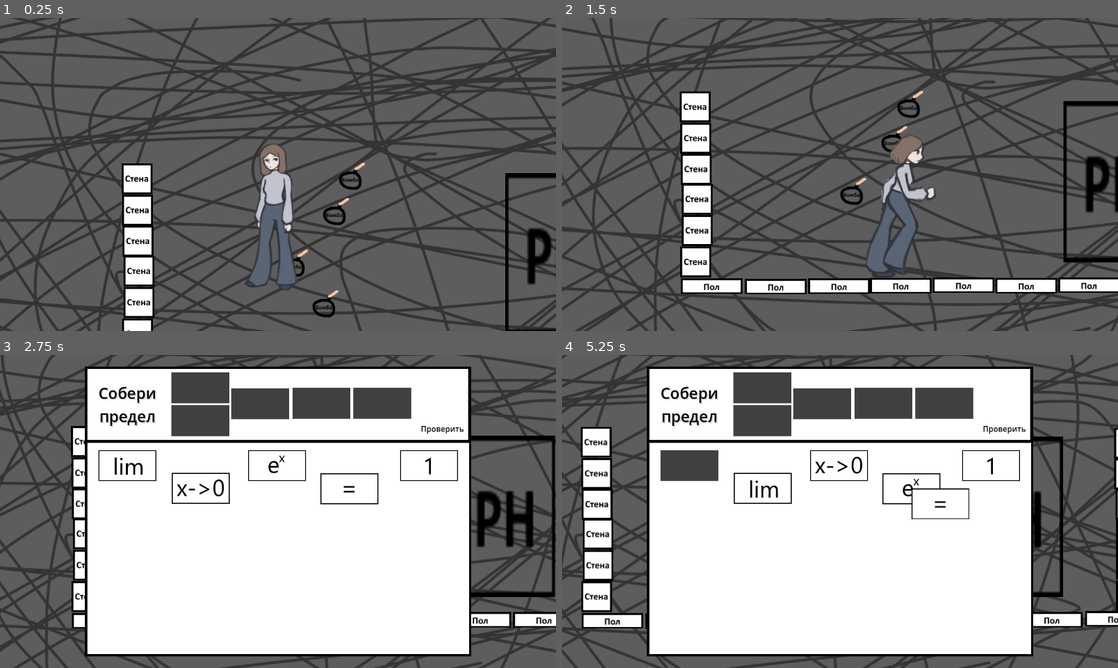
Above: before the commit, frames 1-4 (two rows, left to right).
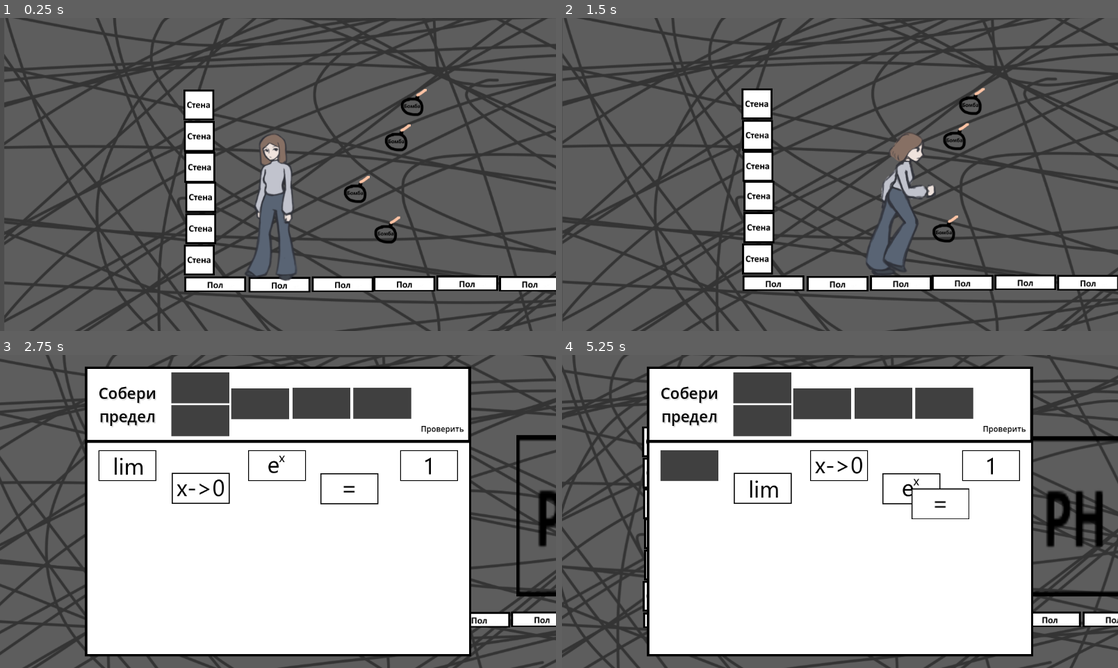
Above: after the commit, the same moments.

Repository: ArcKontyR/LimitOfYourPossibilities
Game: Godot game, scene res://Scenes/Root.tscn
Two runs of this game, one before a commit and one after it. Both use one fixed random seed, a clock stepped at 60 frames per second and the inputs below.
Inputs (mouse positions are in pixels of both pictures, inside the frame that each line leads up to):
- Up to frame 1 (0.25 s): no input
- Up to frame 2 (1.5 s): move the mouse to (962, 158) at 0.52 s; hold D (right) from 0.53 s (still down); tap W (up) at 0.6, 0.77, 1.07 s; click (962, 158) at 0.67 s; move the mouse to (728, 190) at 1.27 s; tap E (interact) at 1.35 s
- Up to frame 3 (2.75 s): tap W (up) at 1.52, 1.55, 1.82, 2.3 s; move the mouse to (333, 442) at 2.02 s; release D (right) at 2.03 s; hold Left (left) from 2.03 s (still down); hold I (limitTask) from 2.03 s (still down)
- Up to frame 4 (5.25 s): move the mouse to (689, 464) at 2.77 s; release Left (left) at 2.78 s; release I (limitTask) at 2.78 s; hold D (right) 2.78-4.28 s; tap Shift (sprint) at 2.85 s; click (689, 464) at 2.92 s; tap W (up) at 3.02, 3.05, 3.32, 3.77, 3.8, 4.07, 4.52, 4.55, 4.82, 5.1 s; move the mouse to (762, 489) at 3.52 s; tap Mouse wheel down (zoomDown) at 3.6 s; click (762, 489) at 3.67 s; move the mouse to (840, 464) at 4.27 s; hold Left (left) 4.28-5.03 s; tap Mouse wheel up (zoomUp) at 4.35 s; click (840, 464) at 4.42 s; move the mouse to (912, 489) at 5.02 s; hold D (right) from 5.03 s (still down); click (912, 489) at 5.17 s

The runs differ from the first frame. In frame 1, 42% of the frame differs, in the area x 0-100%, y 0-100%; in frame 2, 39%; in frame 3, 14%; in frame 4, 16%.

Commit message:
added main menu and character selection

Diff:
--- /dev/null
+++ b/Resources/CharacterChoose.tres
@@ -0,0 +1,3 @@
+[gd_resource type="ButtonGroup" format=3 uid="uid://cfj5avg67ll4y"]
+
+[resource]
--- /dev/null
+++ b/Scenes/Menu.gd
@@ -0,0 +1,12 @@
+extends Control
+
+func _on_start_pressed():
+	get_tree().change_scene_to_file("res://Scenes/СharacterСhoose.tscn");
+
+
+func _on_settings_pressed():
+	print("Здесь могла быть ваша реклама");
+
+
+func _on_exit_pressed():
+	get_tree().quit();
--- /dev/null
+++ b/Scenes/Menu.tscn
@@ -0,0 +1,84 @@
+[gd_scene load_steps=12 format=3 uid="uid://cltl651iairpv"]
+
+[ext_resource type="Script" path="res://Scenes/Menu.gd" id="1_g6yeu"]
+[ext_resource type="Texture2D" uid="uid://i8y21r0nmc0y" path="res://Sprites/Background/Menu.jpg" id="1_i6wo8"]
+[ext_resource type="Texture2D" uid="uid://2cjsr8pof4j1" path="res://Sprites/UI/MainMenuButtons/StartGameNormal.png" id="2_htf03"]
+[ext_resource type="Texture2D" uid="uid://c21548yo1yp8y" path="res://Sprites/UI/MainMenuButtons/StartGamePressed.png" id="3_p81b2"]
+[ext_resource type="Texture2D" uid="uid://cq3da0q66agrn" path="res://Sprites/UI/MainMenuButtons/StartGameHovered.png" id="4_2sfu8"]
+[ext_resource type="Texture2D" uid="uid://c7wa2qnsserep" path="res://Sprites/UI/MainMenuButtons/SettingsNormal.png" id="5_fve04"]
+[ext_resource type="Texture2D" uid="uid://c2853e3py3xno" path="res://Sprites/UI/MainMenuButtons/SettingsPressed.png" id="6_4qx0a"]
+[ext_resource type="Texture2D" uid="uid://bevyyk02rtpng" path="res://Sprites/UI/MainMenuButtons/SettingsHovered.png" id="7_2ycf1"]
+[ext_resource type="Texture2D" uid="uid://c1e56krd4fst3" path="res://Sprites/UI/MainMenuButtons/ExitNormal.png" id="8_evkr3"]
+[ext_resource type="Texture2D" uid="uid://bfovoy2ban60t" path="res://Sprites/UI/MainMenuButtons/ExitPressed.png" id="9_6vyxn"]
+[ext_resource type="Texture2D" uid="uid://dhyxwpew4n73d" path="res://Sprites/UI/MainMenuButtons/ExitHovered.png" id="10_0kfri"]
+
+[node name="Menu" type="Control"]
+layout_mode = 3
+anchors_preset = 15
+anchor_right = 1.0
+anchor_bottom = 1.0
+grow_horizontal = 2
+grow_vertical = 2
+script = ExtResource("1_g6yeu")
+
+[node name="TextureRect" type="TextureRect" parent="."]
+layout_mode = 1
+anchors_preset = 15
+anchor_right = 1.0
+anchor_bottom = 1.0
+grow_horizontal = 2
+grow_vertical = 2
+texture = ExtResource("1_i6wo8")
+expand_mode = 2
+
+[node name="MarginContainer" type="MarginContainer" parent="."]
+custom_minimum_size = Vector2(150, 0)
+layout_mode = 1
+anchors_preset = 9
+anchor_bottom = 1.0
+offset_top = -7.0
+offset_right = 495.0
+offset_bottom = 7.0
+grow_vertical = 2
+theme_override_constants/margin_left = 16
+theme_override_constants/margin_top = 16
+theme_override_constants/margin_right = 16
+theme_override_constants/margin_bottom = 16
+
+[node name="VBoxContainer" type="VBoxContainer" parent="MarginContainer"]
+layout_mode = 2
+
+[node name="TextureRect" type="TextureRect" parent="MarginContainer/VBoxContainer"]
+custom_minimum_size = Vector2(0, 150)
+layout_mode = 2
+
+[node name="Start" type="TextureButton" parent="MarginContainer/VBoxContainer"]
+custom_minimum_size = Vector2(0, 150)
+layout_mode = 2
+texture_normal = ExtResource("2_htf03")
+texture_pressed = ExtResource("3_p81b2")
+texture_hover = ExtResource("4_2sfu8")
+ignore_texture_size = true
+stretch_mode = 5
+
+[node name="Settings" type="TextureButton" parent="MarginContainer/VBoxContainer"]
+custom_minimum_size = Vector2(0, 150)
+layout_mode = 2
+texture_normal = ExtResource("5_fve04")
+texture_pressed = ExtResource("6_4qx0a")
+texture_hover = ExtResource("7_2ycf1")
+ignore_texture_size = true
+stretch_mode = 5
+
+[node name="Exit" type="TextureButton" parent="MarginContainer/VBoxContainer"]
+custom_minimum_size = Vector2(0, 150)
+layout_mode = 2
+texture_normal = ExtResource("8_evkr3")
+texture_pressed = ExtResource("9_6vyxn")
+texture_hover = ExtResource("10_0kfri")
+ignore_texture_size = true
+stretch_mode = 5
+
+[connection signal="pressed" from="MarginContainer/VBoxContainer/Start" to="." method="_on_start_pressed"]
+[connection signal="pressed" from="MarginContainer/VBoxContainer/Settings" to="." method="_on_settings_pressed"]
+[connection signal="pressed" from="MarginContainer/VBoxContainer/Exit" to="." method="_on_exit_pressed"]
--- a/Scenes/Root.tscn
+++ b/Scenes/Root.tscn
@@ -9,16 +9,17 @@
 [node name="Root" type="Node2D"]
 
 [node name="TestLevel1" parent="." instance=ExtResource("1_ceap3")]
+position = Vector2(128, -159)
 
 [node name="TestLevel2" parent="." instance=ExtResource("1_wylms")]
 process_mode = 4
 visible = false
-position = Vector2(536, 36)
+position = Vector2(664, -123)
 
 [node name="TestLevel3" parent="." instance=ExtResource("3_ilbpk")]
 process_mode = 4
 visible = false
-position = Vector2(2908, 696)
+position = Vector2(3036, 537)
 
 [node name="Player" parent="." instance=ExtResource("2_whqsv")]
 
--- /dev/null
+++ b/Scenes/СharacterСhoose.tscn
@@ -0,0 +1,133 @@
+[gd_scene load_steps=10 format=3 uid="uid://dnekixrk4rxm6"]
+
+[ext_resource type="Script" path="res://Scripts/СharacterСhoose.gd" id="1_4otyb"]
+[ext_resource type="ButtonGroup" uid="uid://cfj5avg67ll4y" path="res://Resources/CharacterChoose.tres" id="2_jb6kg"]
+[ext_resource type="Texture2D" uid="uid://27fo5ejlxbri" path="res://Sprites/PlayerSprite.png" id="3_015l2"]
+[ext_resource type="Texture2D" uid="uid://b75fhykakes8w" path="res://Sprites/UI/ItemFrame2.png" id="3_66b70"]
+
+[sub_resource type="SystemFont" id="SystemFont_vg0vm"]
+font_names = PackedStringArray("Cascadia Code")
+
+[sub_resource type="LabelSettings" id="LabelSettings_y427g"]
+font = SubResource("SystemFont_vg0vm")
+font_size = 48
+font_color = Color(0, 0, 0, 1)
+
+[sub_resource type="SystemFont" id="SystemFont_4w12b"]
+font_names = PackedStringArray("Cascadia Code")
+
+[sub_resource type="LabelSettings" id="LabelSettings_4pdk4"]
+font = SubResource("SystemFont_4w12b")
+font_size = 48
+font_color = Color(0, 0, 0, 1)
+
+[sub_resource type="SystemFont" id="SystemFont_jrbcq"]
+font_names = PackedStringArray("Cascadia Code")
+
+[node name="CharacterChoose" type="Control"]
+layout_mode = 3
+anchors_preset = 15
+anchor_right = 1.0
+anchor_bottom = 1.0
+grow_horizontal = 2
+grow_vertical = 2
+script = ExtResource("1_4otyb")
+characters = ExtResource("2_jb6kg")
+
+[node name="TextureRect" type="TextureRect" parent="."]
+layout_mode = 1
+anchors_preset = 15
+anchor_right = 1.0
+anchor_bottom = 1.0
+grow_horizontal = 2
+grow_vertical = 2
+texture = ExtResource("3_66b70")
+
+[node name="MarginContainer" type="MarginContainer" parent="."]
+layout_mode = 1
+anchors_preset = 15
+anchor_right = 1.0
+anchor_bottom = 1.0
+offset_top = 2.0
+offset_bottom = -5.0
+grow_horizontal = 2
+grow_vertical = 2
+theme_override_constants/margin_left = 16
+theme_override_constants/margin_top = 16
+theme_override_constants/margin_right = 16
+theme_override_constants/margin_bottom = 16
+
+[node name="VBoxContainer" type="VBoxContainer" parent="MarginContainer"]
+layout_mode = 2
+theme_override_constants/separation = 10
+
+[node name="Label" type="Label" parent="MarginContainer/VBoxContainer"]
+layout_mode = 2
+text = "Выберите персонажа"
+label_settings = SubResource("LabelSettings_y427g")
+horizontal_alignment = 1
+
+[node name="HBoxContainer" type="HBoxContainer" parent="MarginContainer/VBoxContainer"]
+custom_minimum_size = Vector2(200, 500)
+layout_mode = 2
+size_flags_vertical = 0
+
+[node name="MCharacter" type="Button" parent="MarginContainer/VBoxContainer/HBoxContainer"]
+custom_minimum_size = Vector2(200, 0)
+layout_mode = 2
+size_flags_horizontal = 3
+toggle_mode = true
+button_group = ExtResource("2_jb6kg")
+flat = true
+
+[node name="Sprite2D" type="Sprite2D" parent="MarginContainer/VBoxContainer/HBoxContainer/MCharacter"]
+position = Vector2(135, 25)
+scale = Vector2(0.7, 0.7)
+texture = ExtResource("3_015l2")
+centered = false
+hframes = 4
+vframes = 2
+frame = 4
+
+[node name="Label2" type="Label" parent="MarginContainer/VBoxContainer/HBoxContainer/MCharacter"]
+layout_mode = 2
+offset_right = 558.0
+offset_bottom = 57.0
+text = "Парень
+"
+label_settings = SubResource("LabelSettings_4pdk4")
+horizontal_alignment = 1
+
+[node name="FCharacter" type="Button" parent="MarginContainer/VBoxContainer/HBoxContainer"]
+custom_minimum_size = Vector2(200, 0)
+layout_mode = 2
+size_flags_horizontal = 3
+toggle_mode = true
+button_group = ExtResource("2_jb6kg")
+flat = true
+
+[node name="TextureRect" type="Sprite2D" parent="MarginContainer/VBoxContainer/HBoxContainer/FCharacter"]
+position = Vector2(135, 25)
+scale = Vector2(0.7, 0.7)
+texture = ExtResource("3_015l2")
+centered = false
+hframes = 4
+vframes = 2
+
+[node name="Label" type="Label" parent="MarginContainer/VBoxContainer/HBoxContainer/FCharacter"]
+layout_mode = 2
+offset_right = 558.0
+offset_bottom = 57.0
+text = "Девушка"
+label_settings = SubResource("LabelSettings_4pdk4")
+horizontal_alignment = 1
+
+[node name="StartGame" type="Button" parent="MarginContainer/VBoxContainer"]
+layout_mode = 2
+theme_override_colors/font_color = Color(0, 0, 0, 1)
+theme_override_fonts/font = SubResource("SystemFont_jrbcq")
+theme_override_font_sizes/font_size = 36
+text = "Начать игру"
+flat = true
+
+[connection signal="pressed" from="MarginContainer/VBoxContainer/StartGame" to="." method="_on_start_game_pressed"]
--- /dev/null
+++ b/Scripts/GlobalSettings.gd
@@ -0,0 +1,7 @@
+extends Node
+enum Gender{
+	MALE = 0,
+	FEMALE = 1
+}
+
+@export var playerGender = Gender.FEMALE;
--- a/Scripts/JSONParser.gd
+++ b/Scripts/JSONParser.gd
@@ -1,5 +1,4 @@
-class_name JSONParser extends Node
-
+extends Node
 static func LoadData(file_path):
 	var file_data = FileAccess.open(file_path, FileAccess.READ)
 	var json_data = JSON.new();
--- a/Scripts/Player.gd
+++ b/Scripts/Player.gd
@@ -1,17 +1,12 @@
 extends CharacterBody2D
 
-enum Gender{
-	MALE = 0,
-	FEMALE = 1
-}
+
 signal teleportInitiate;
 
 const SPEED: float = 150.0
 const SPRINT_MULTIPLIER: float = 1.8;
 
 var currentSpeed = SPEED;
-
-@export var gender = Gender.FEMALE;
 
 @onready var inventory = get_viewport().get_node("Root/UI/Inventory");
 @onready var task: TaskContainer = get_viewport().get_node("Root/UI/TaskContainer");
@@ -22,7 +17,7 @@
 var direction: float;
 
 func _ready():
-	animationTree = $WAnimationTree if gender == Gender.FEMALE else $MAnimationTree;
+	animationTree = $WAnimationTree if GlobalSettings.playerGender == GlobalSettings.Gender.FEMALE else $MAnimationTree;
 	animationTree.active = true;
 
 func _process(_delta):
--- a/Scripts/TaskContainer.gd
+++ b/Scripts/TaskContainer.gd
@@ -29,7 +29,7 @@
 	pass # Replace with function body.
 
 func loadLimitAsJSON(filePath):
-	currentLimitLoaded = JSONParser.LoadData(filePath);
+	currentLimitLoaded = JsonParser.LoadData(filePath);
 	print("%s loaded" % currentLimitLoaded["Name"])
 	_initialize();
 
--- /dev/null
+++ b/Scripts/СharacterСhoose.gd
@@ -0,0 +1,26 @@
+extends Control
+
+@export var characters: ButtonGroup;
+
+# Called when the node enters the scene tree for the first time.
+func _ready():
+	for button in characters.get_buttons():
+		button.pressed.connect(_on_character_selection);
+	pass # Replace with function body.
+
+
+# Called every frame. 'delta' is the elapsed time since the previous frame.
+func _process(delta):
+	pass
+
+func _on_character_selection():
+	var pressedButtonName = characters.get_pressed_button().name;
+	match pressedButtonName:
+		"FCharacter":
+			GlobalSettings.playerGender = GlobalSettings.Gender.FEMALE;
+		_:
+			GlobalSettings.playerGender = GlobalSettings.Gender.MALE;
+
+
+func _on_start_game_pressed():
+	get_tree().change_scene_to_file("res://Scenes/Root.tscn") # Replace with function body.
--- a/project.godot
+++ b/project.godot
@@ -18,6 +18,7 @@
 [autoload]
 
 JsonParser="*res://Scripts/JSONParser.gd"
+GlobalSettings="*res://Scripts/GlobalSettings.gd"
 
 [display]
 
Binary file added: Sprites/Background/Menu.jpg
Not shown, added: Sprites/Background/Menu.jpg.import
Binary file added: Sprites/Background/RoomBackground.jpg
Not shown, added: Sprites/Background/RoomBackground.jpg.import
Binary file added: Sprites/Background/RoomForeground.png
Not shown, added: Sprites/Background/RoomForeground.png.import
Binary file added: Sprites/UI/ItemFrame.png
Not shown, added: Sprites/UI/ItemFrame.png.import
Binary file added: Sprites/UI/ItemFrame2.png
Not shown, added: Sprites/UI/ItemFrame2.png.import
Binary file added: Sprites/UI/MainMenuButtons/ExitHovered.png
Not shown, added: Sprites/UI/MainMenuButtons/ExitHovered.png.import
(and 32 more such lines)
